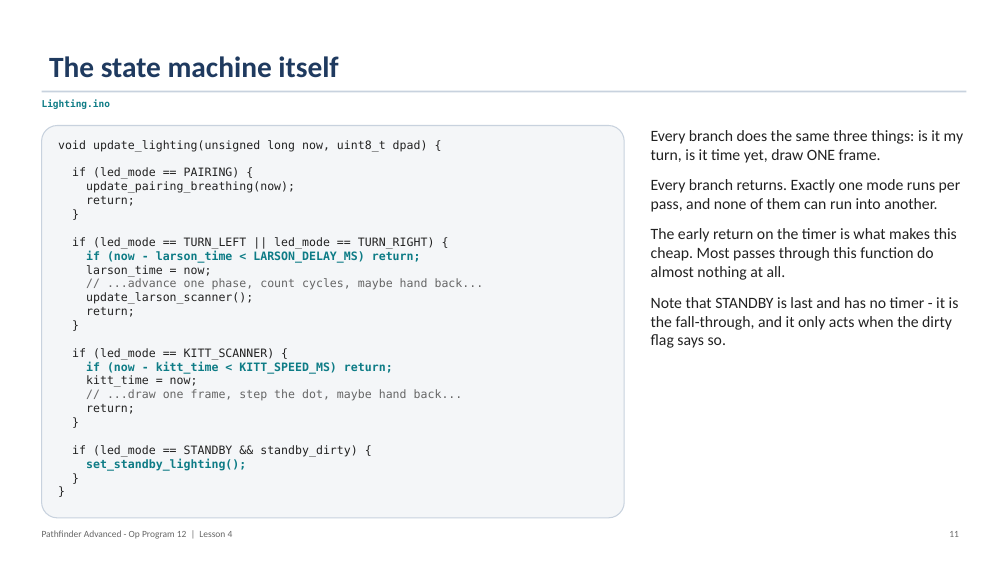
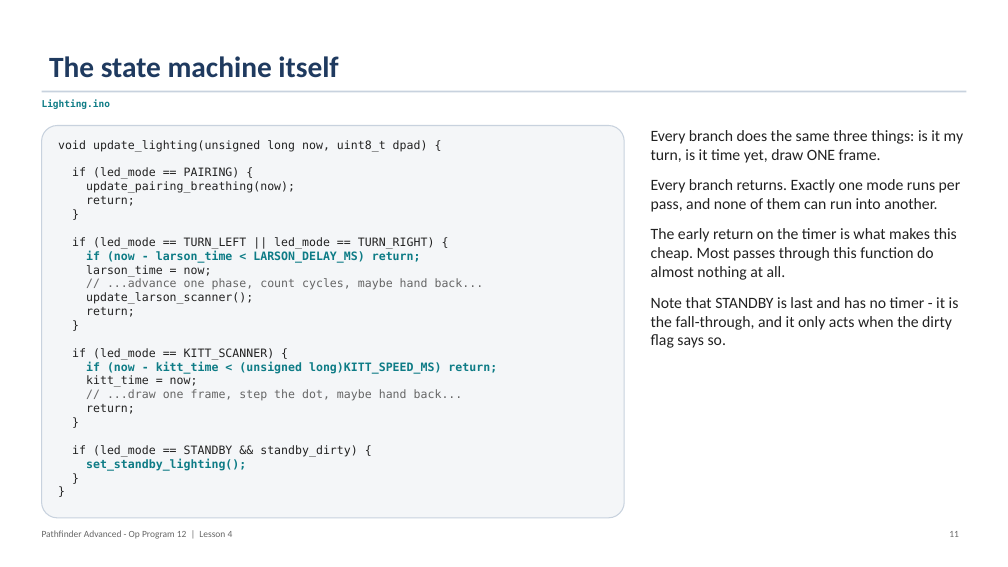
Before and after one commit to PorpoiseRobotics/porpoise-robotics, a slide deck: slide 12 of ground-vehicle/docs/courses/advanced/l4_lighting_state_machine.pptx. Drawn at 1008x567 pixels with LibreOffice and Linux fonts; fonts in the diff are those of the drawing. Boxes give left, top, right and bottom in pixels: in the first picture for what was removed or moved away, otherwise in the second. Text is boxed around its words. In the diff, an @@ line names an element or a change of style, - is before the commit and + after.

```diff
--- a/ground-vehicle/docs/courses/advanced/l4_lighting_state_machine.pptx
+++ b/ground-vehicle/docs/courses/advanced/l4_lighting_state_machine.pptx
@@ text in rounded rectangle at box(86, 361, 497, 373): text changed @@
-if (now - kitt_time < KITT_SPEED_MS) return;
+if (now - kitt_time < (unsigned long)KITT_SPEED_MS) return;
```
Also in this commit, not shown: 1 other slide changed, 20 other files.
